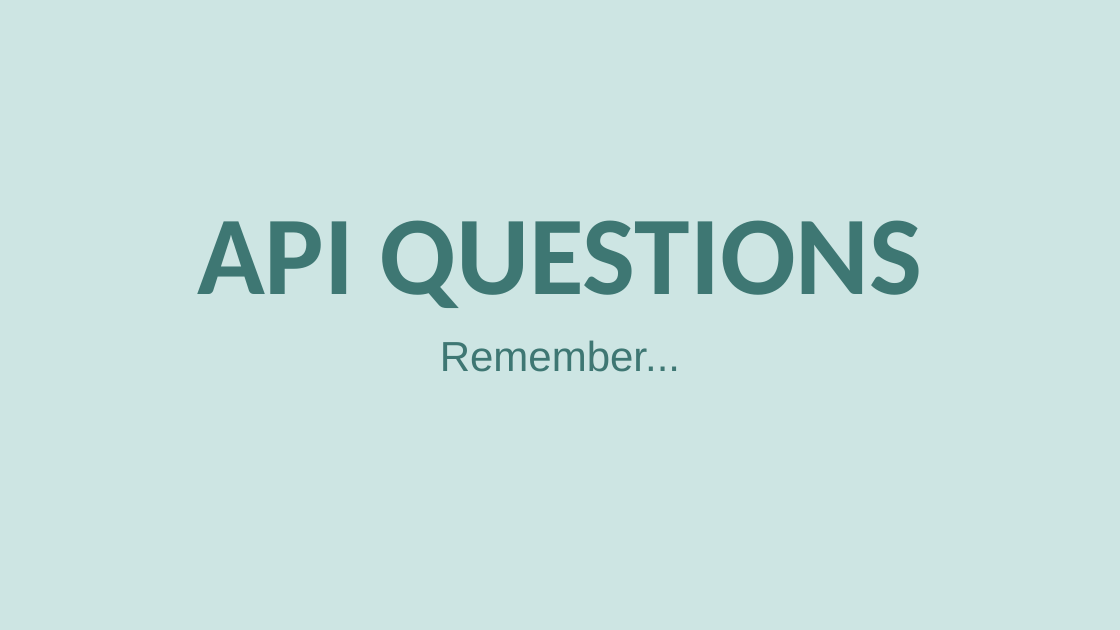
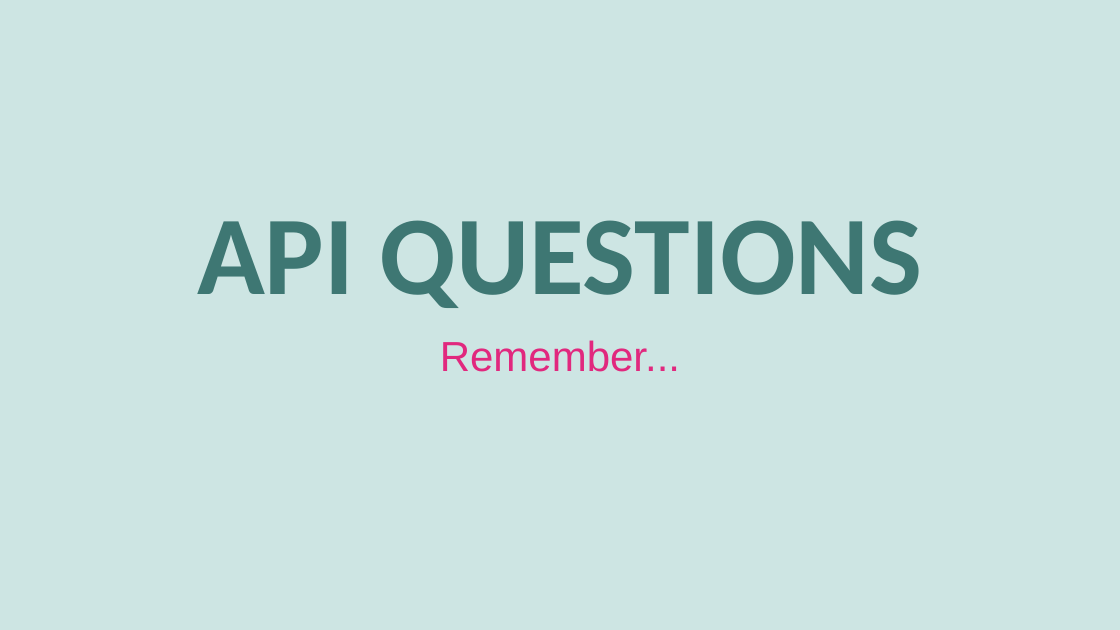
Before and after one commit to hytechclub/web-103, a slide deck: slide 1 of ApiConsumption/ApiQuestions.pptx. Drawn at 1120x630 pixels with LibreOffice and Linux fonts; fonts in the diff are those of the drawing. Boxes give left, top, right and bottom in pixels: in the first picture for what was removed or moved away, otherwise in the second. Text is boxed around its words. In the diff, an @@ line names an element or a change of style, - is before the commit and + after.

```diff
--- a/ApiConsumption/ApiQuestions.pptx
+++ b/ApiConsumption/ApiQuestions.pptx
@@ subtitle "Remember..." at <box>440,340,680,372</box>: text colour #3E7773 to #E1287E @@
```
Also in this commit, not shown: 1 other slide changed, 1 other file.
